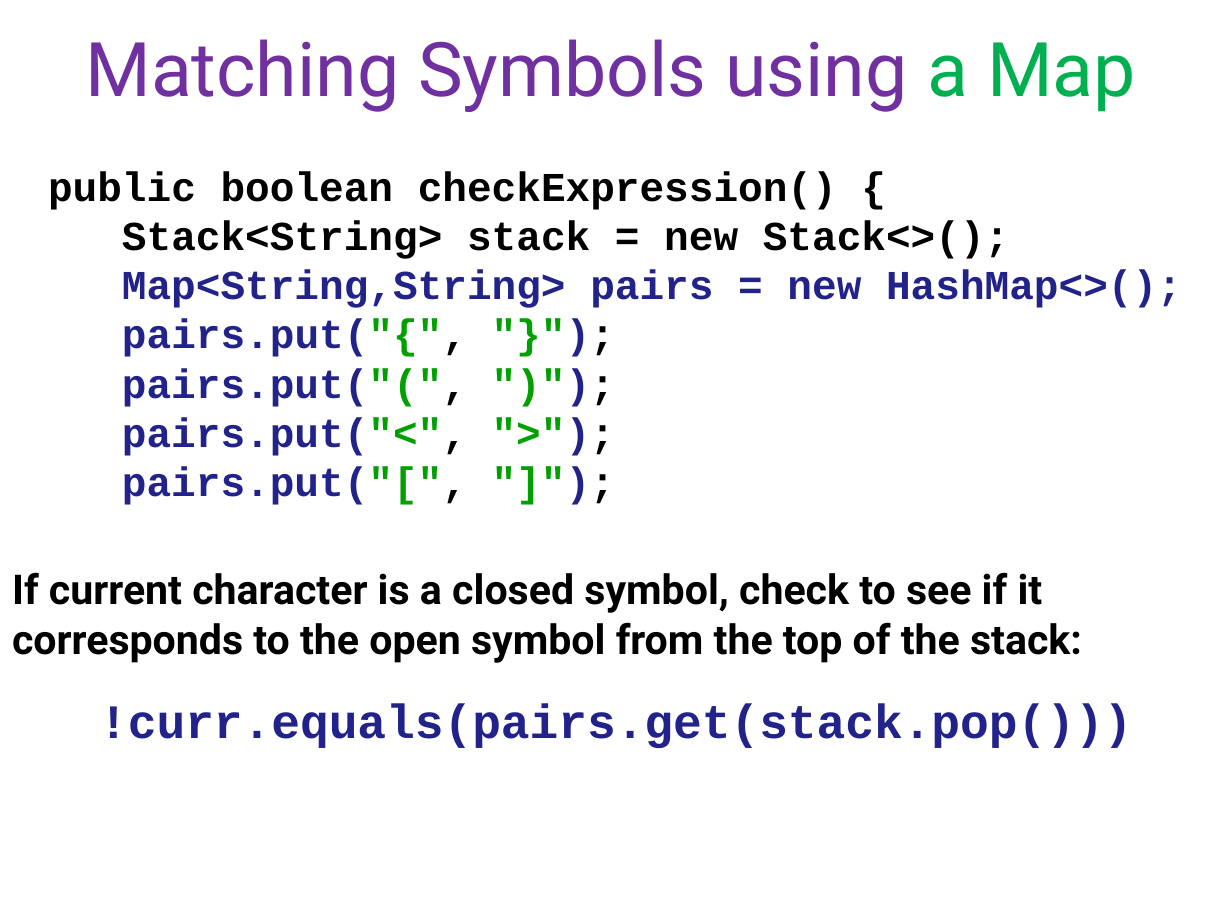
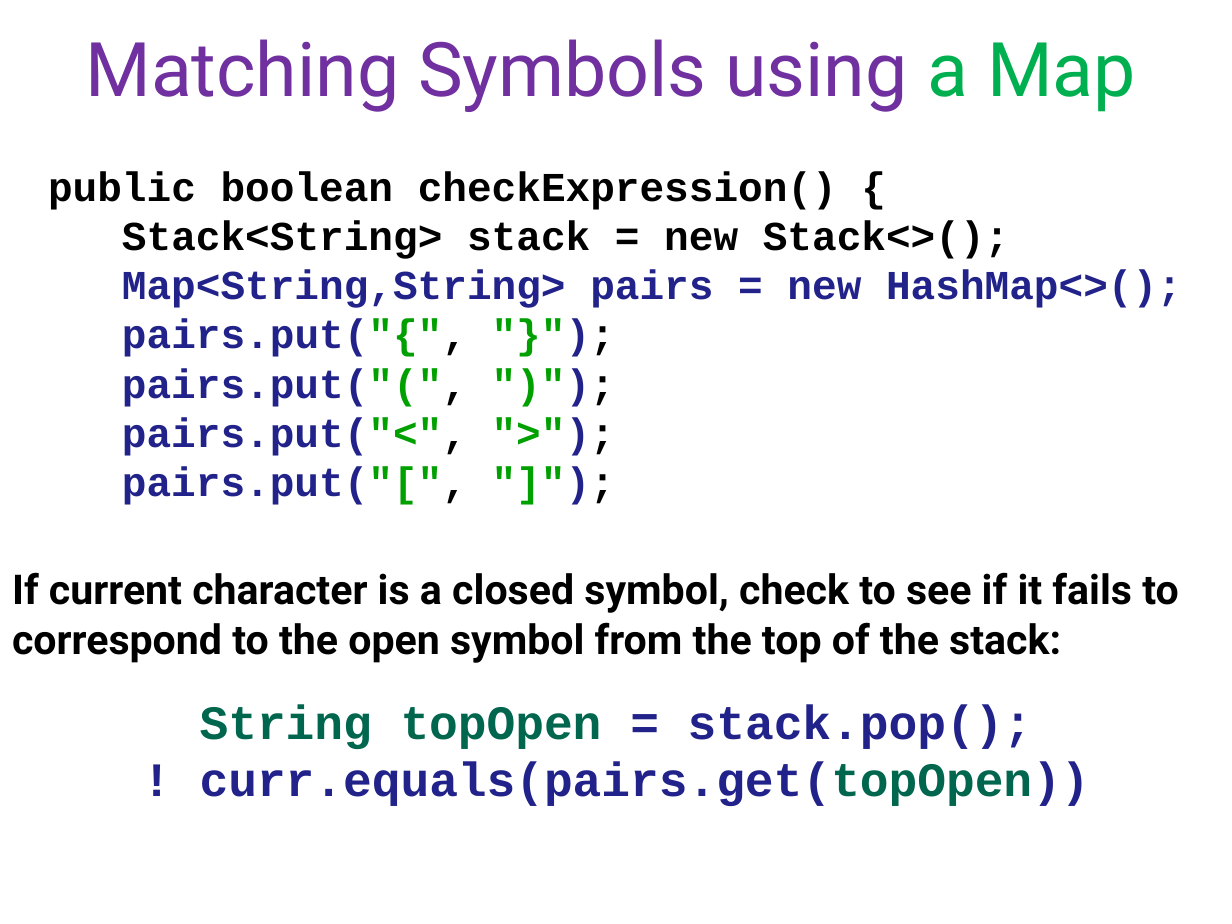
Before and after one commit to ishanigoli/cs3-labs, a slide deck: slide 17 of u06b_stacks/notes/13b.expressionTester.pptx. Drawn at 1232x924 pixels with LibreOffice and Linux fonts; fonts in the diff are those of the drawing. Boxes give left, top, right and bottom in pixels: in the first picture for what was removed or moved away, otherwise in the second. Text is boxed around its words. In the diff, an @@ line names an element or a change of style, - is before the commit and + after.

Commit message:
stack tester commit

```diff
--- a/u06b_stacks/notes/13b.expressionTester.pptx
+++ b/u06b_stacks/notes/13b.expressionTester.pptx
@@ text at box(12, 572, 1178, 806): text changed @@
-If current character is a closed symbol, check to see if it corresponds to the open symbol from the top of the stack:
-!curr.equals(pairs.get(stack.pop()))
+If current character is a closed symbol, check to see if it fails to correspond to the open symbol from the top of the stack:
+String topOpen = stack.pop();
+! curr.equals(pairs.get(topOpen))
```
Also in this commit, not shown: 3 other slides changed, 1 slide added, 1 slide removed, 29 other files.
